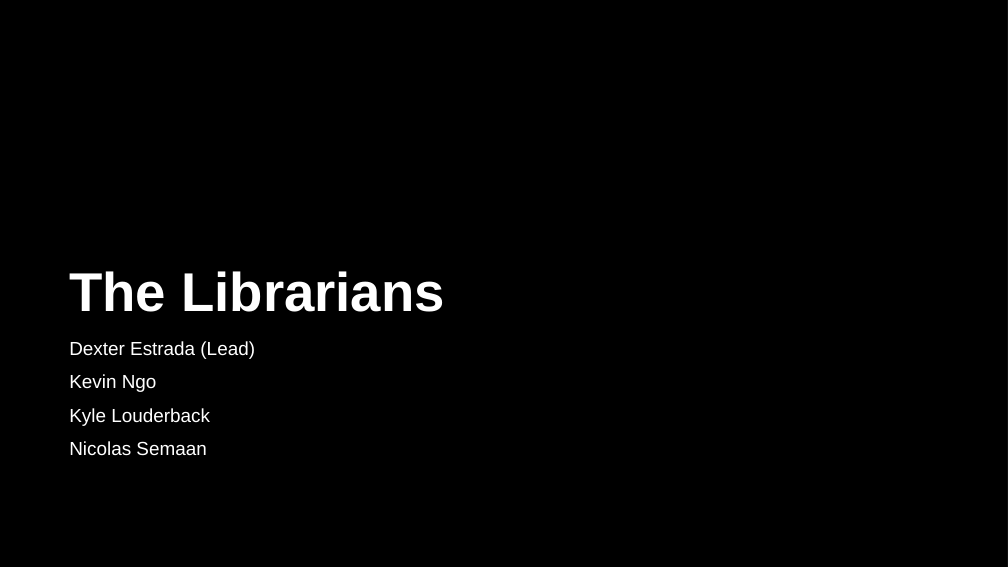
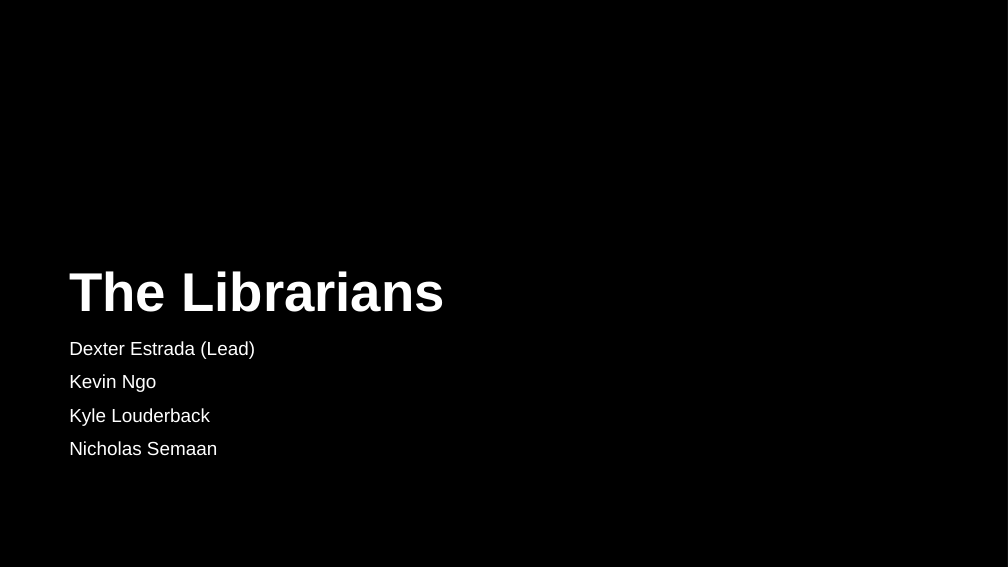
Before and after one commit to contactatfp/theLibrarians, a slide deck: slide 1 of weekly_team_presentation/week5.pptx. Drawn at 1008x567 pixels with LibreOffice and Linux fonts; fonts in the diff are those of the drawing; background and template pictures are left out; a plain dark background stands for a picture behind light text. Boxes give left, top, right and bottom in pixels: in the first picture for what was removed or moved away, otherwise in the second. Text is boxed around its words. In the diff, an @@ line names an element or a change of style, - is before the commit and + after.

```diff
--- a/weekly_team_presentation/week5.pptx
+++ b/weekly_team_presentation/week5.pptx
@@ subtitle at box(69, 441, 217, 456): text changed @@
-Nicolas Semaan
+Nicholas Semaan
```
Also in this commit, not shown: 1 slide added, 2 slides removed, 4 other files.
